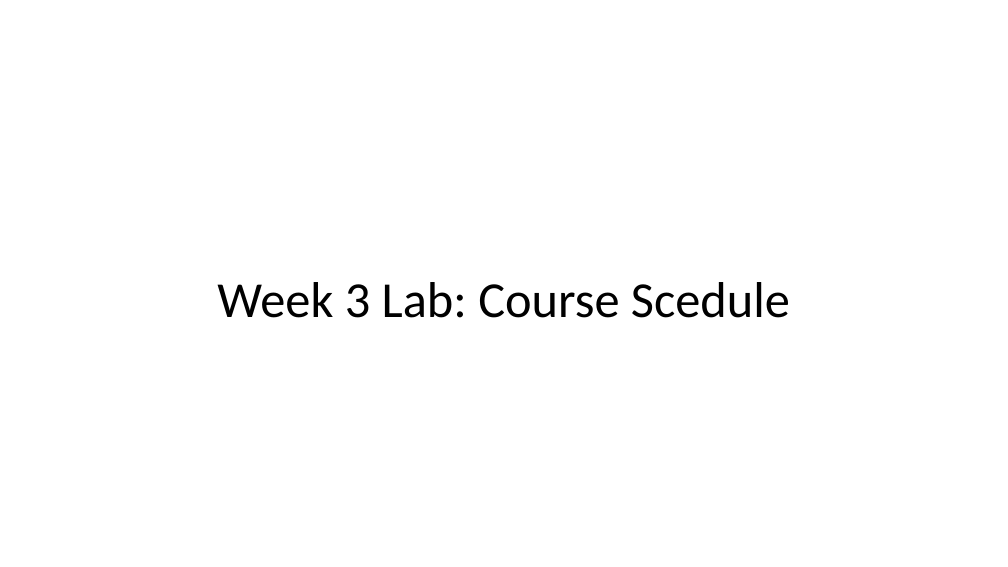
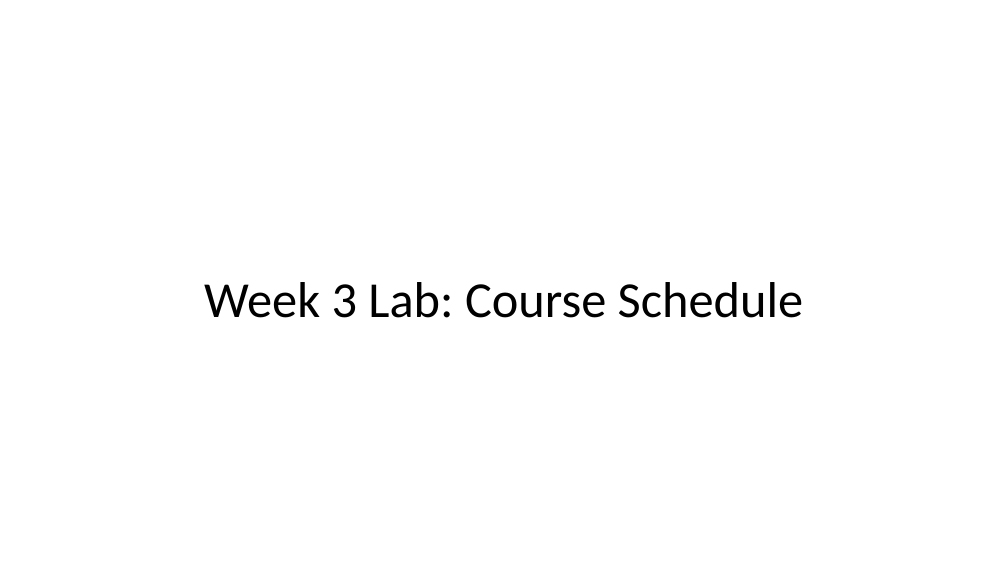
Before and after one commit to EricJPogue/www-epogue-info, a slide deck: slide 6 of CPSC-24700/Presentations/session-06.pptx. Drawn at 1008x567 pixels with LibreOffice and Linux fonts; fonts in the diff are those of the drawing. Boxes give left, top, right and bottom in pixels: in the first picture for what was removed or moved away, otherwise in the second. Text is boxed around its words. In the diff, an @@ line names an element or a change of style, - is before the commit and + after.

```diff
--- a/CPSC-24700/Presentations/session-06.pptx
+++ b/CPSC-24700/Presentations/session-06.pptx
@@ title at bbox=[204, 282, 803, 318]: text changed @@
-Week 3 Lab: Course Scedule
+Week 3 Lab: Course Schedule
```
Also in this commit, not shown: 1 other slide changed, 5 other files.
